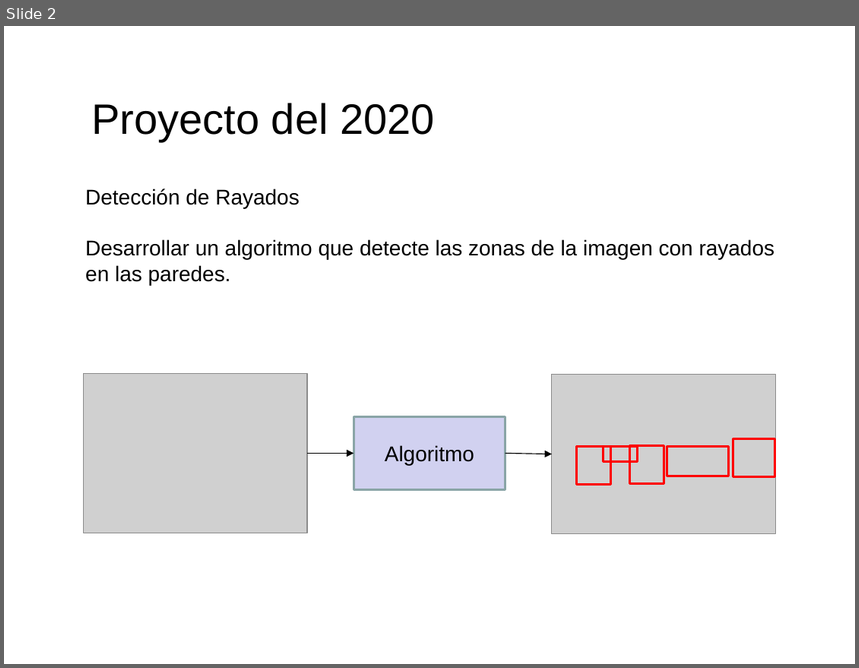
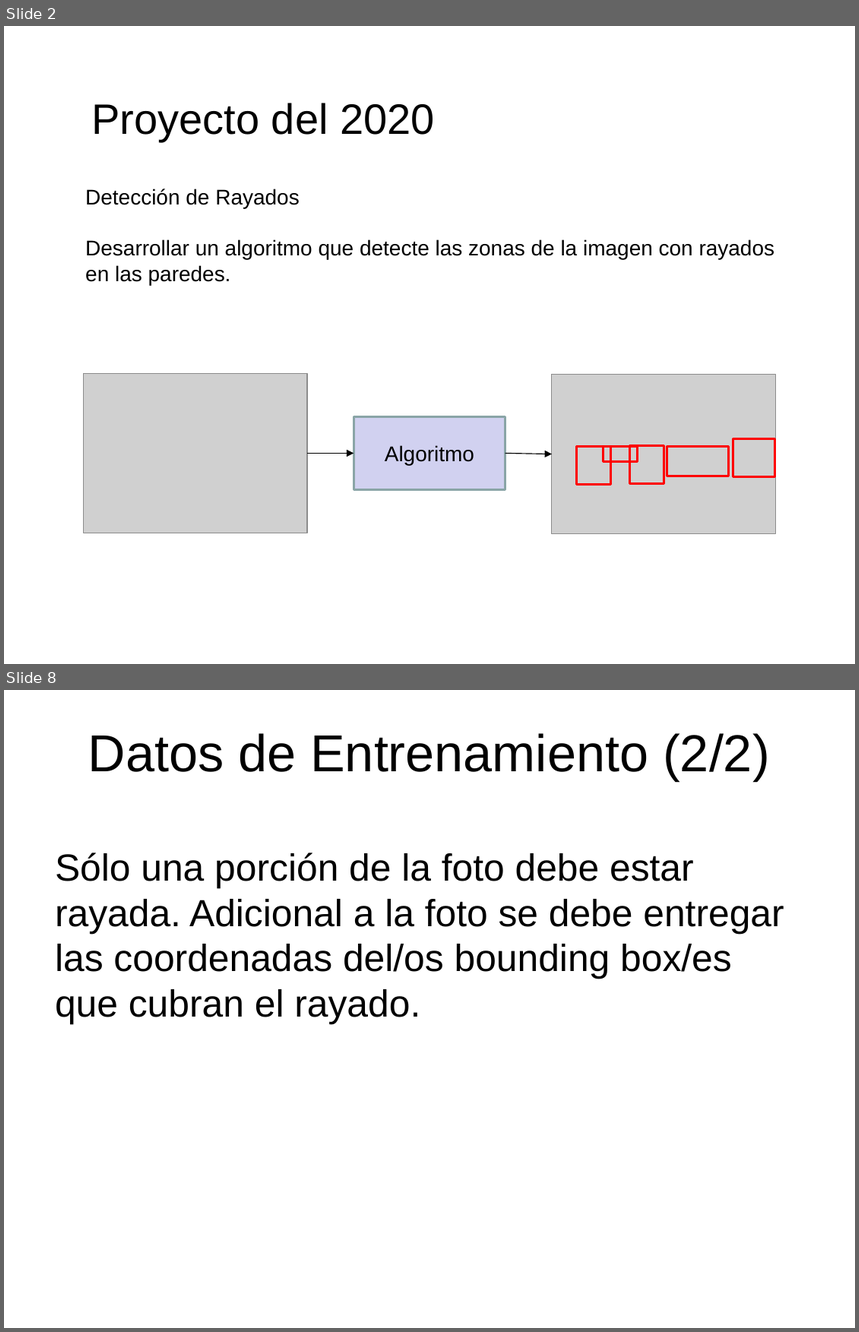
Before and after one commit to domingomery/patrones, a slide deck: clases/Cap00_Lineas_Generales/program/PAT00_Proyecto.pptx. Shown one above the other, each under a label of ours: slide 2 before the commit, slides 2 and 8 after it; the slides between them are not shown. The pictures are 859x668 and 859x1332 pixels, drawn with LibreOffice and Linux fonts; fonts in the diff are those of the drawing; grey boxes stand for pictures. Boxes give left, top, right and bottom in pixels: in the first picture for what was removed or moved away, otherwise in the second. Text is boxed around its words. In the diff, an @@ line names an element or a change of style, - is before the commit and + after.

```diff
--- a/clases/Cap00_Lineas_Generales/program/PAT00_Proyecto.pptx
+++ b/clases/Cap00_Lineas_Generales/program/PAT00_Proyecto.pptx
@@ slide 8 added at (4, 690, 855, 1328), background #FFFFFF @@
@@ title added at (88, 733, 770, 781), 44 pt, text #000000 @@
+Datos de Entrenamiento (2/2)
@@ text added at (55, 853, 784, 1024), 32 pt, text #000000 @@
+Sólo una porción de la foto debe estar rayada. Adicional a la foto se debe entregar las coordenadas del/os bounding box/es que cubran el rayado.
```
Also in this commit, not shown: 21 other slides added, 5 other files.
